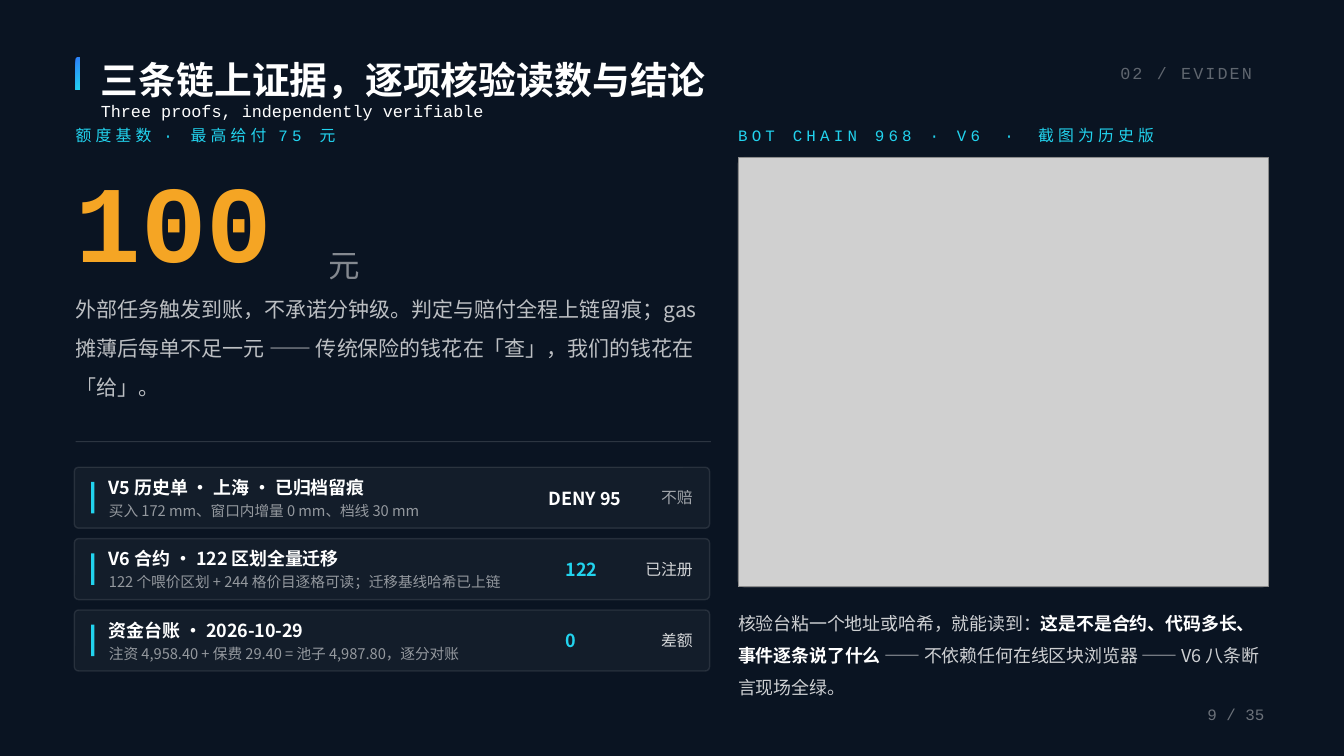
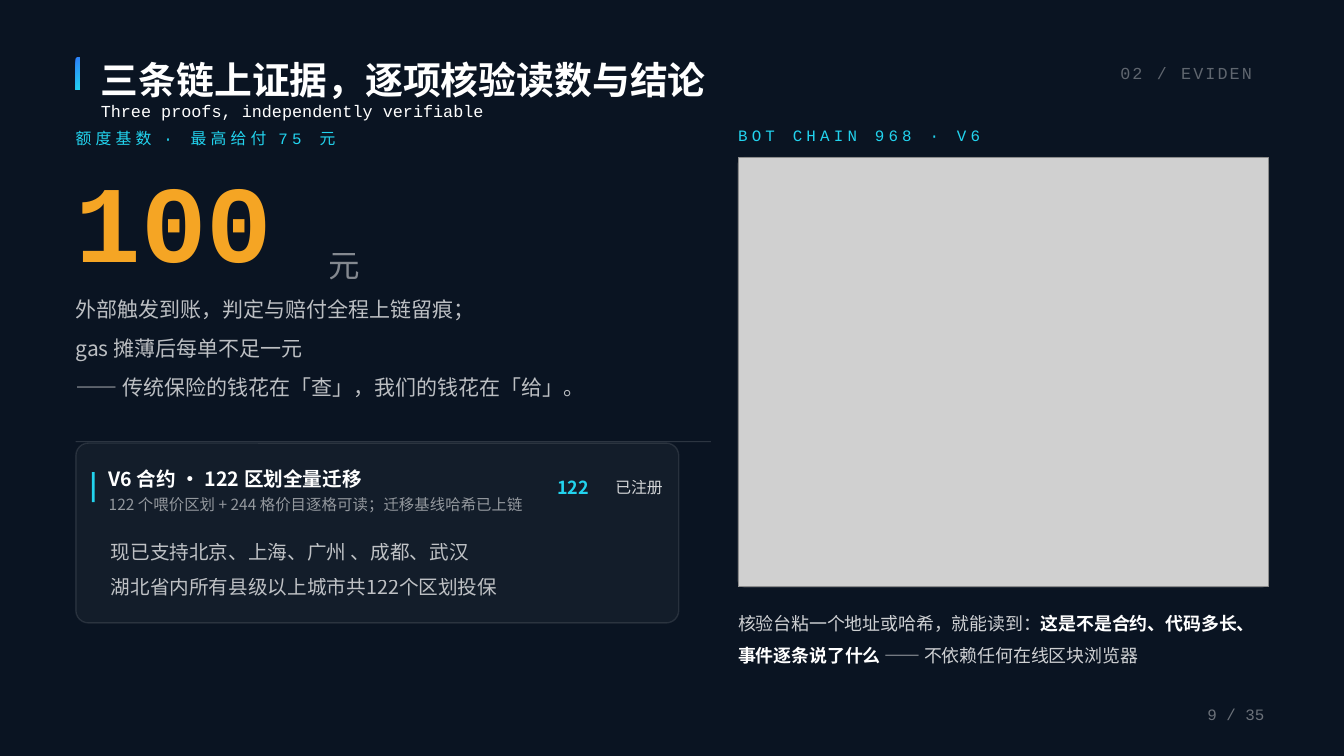
Before and after one commit to BruceLeezh/rainproof-pro, a slide deck: slide 8 of 01-参赛材料/交付物/PPT/雨证-路演PPT-答辩版-2026-11-14.pptx (slide 9 before the commit). Drawn at 1344x756 pixels with LibreOffice and Linux fonts; fonts in the diff are those of the drawing; grey boxes stand for pictures. Boxes give left, top, right and bottom in pixels: in the first picture for what was removed or moved away, otherwise in the second. Text is boxed around its words. In the diff, an @@ line names an element or a change of style, - is before the commit and + after.

```diff
--- a/01-参赛材料/交付物/PPT/雨证-路演PPT-答辩版-2026-11-14.pptx
+++ b/01-参赛材料/交付物/PPT/雨证-路演PPT-答辩版-2026-11-14.pptx
@@ text at box(738, 130, 980, 141): text changed @@
-BOT CHAIN 968 · V6 · 截图为历史版
+BOT CHAIN 968 · V6
@@ text at box(76, 299, 584, 397): text changed @@
-外部任务触发到账，不承诺分钟级。判定与赔付全程上链留痕；gas 摊薄后每单不足一元 —— 传统保险的钱花在「查」，我们的钱花在「给」。
+外部触发到账，判定与赔付全程上链留痕；
+gas 摊薄后每单不足一元
+—— 传统保险的钱花在「查」，我们的钱花在「给」。
@@ rounded rectangle: place and size @@
-rounded rectangle at box(75, 538, 710, 599)
+rounded rectangle at box(76, 444, 679, 623)
@@ rounded rectangle removed at box(75, 468, 710, 528) @@
@@ rectangle: place and size @@
-rectangle at box(91, 554, 94, 585)
+rectangle at box(92, 472, 95, 502)
@@ text "V6 合约 · 122 区划全量迁移": place and size @@
-text "V6 合约 · 122 区划全量迁移" at box(109, 549, 339, 567)
+text "V6 合约 · 122 区划全量迁移" at box(109, 469, 362, 488)
@@ text "V6 合约 · 122 区划全量迁移" at box(109, 469, 362, 488): size 12.8 to 14 pt @@
@@ text removed at box(109, 478, 364, 496) @@
-V5 历史单 · 上海 · 已归档留痕
@@ text "122": place and size @@
-text "122" at box(566, 562, 598, 576)
+text "122" at box(557, 480, 589, 494)
@@ text "已注册": place and size @@
-text "已注册" at box(645, 562, 692, 577)
+text "已注册" at box(615, 480, 662, 495)
@@ rectangle removed at box(91, 482, 94, 513) @@
@@ text "122 个喂价区划 + 244 格价目逐格可读；迁移基线哈希已上链": place and size @@
-text "122 个喂价区划 + 244 格价目逐格可读；迁移基线哈希已上链" at box(109, 575, 500, 589)
+text "122 个喂价区划 + 244 格价目逐格可读；迁移基线哈希已上链" at box(109, 497, 523, 512)
@@ text "122 个喂价区划 + 244 格价目逐格可读；迁移基线哈希已上链" at box(109, 497, 523, 512): size 10.5 to 11 pt @@
@@ text removed at box(109, 504, 419, 517) @@
-买入 172 mm、窗口内增量 0 mm、档线 30 mm
@@ text removed at box(549, 491, 621, 506) @@
-DENY 95
@@ text removed at box(661, 490, 693, 504) @@
-不赔
@@ text added at box(111, 543, 497, 596), 14 pt, text #FFFFFF at 72% opacity @@
+现已支持北京、上海、广州 、成都、武汉
+湖北省内所有县级以上城市共122个区划投保
@@ rounded rectangle removed at box(75, 610, 710, 670) @@
@@ rectangle removed at box(91, 625, 94, 656) @@
@@ text removed at box(109, 621, 303, 639) @@
-资金台账 · 2026-10-29
@@ text at box(738, 614, 1255, 664): text changed @@
-核验台粘一个地址或哈希，就能读到：这是不是合约、代码多长、事件逐条说了什么 —— 不依赖任何在线区块浏览器 —— V6 八条断言现场全绿。
+核验台粘一个地址或哈希，就能读到：这是不是合约、代码多长、事件逐条说了什么 —— 不依赖任何在线区块浏览器
@@ text removed at box(109, 647, 459, 662) @@
-注资 4,958.40 + 保费 29.40 = 池子 4,987.80，逐分对账
@@ text removed at box(566, 633, 577, 647) @@
-0
@@ text removed at box(661, 633, 693, 647) @@
-差额
```
Also in this commit, not shown: 14 other slides changed, 15 slides removed, 2 other files.
